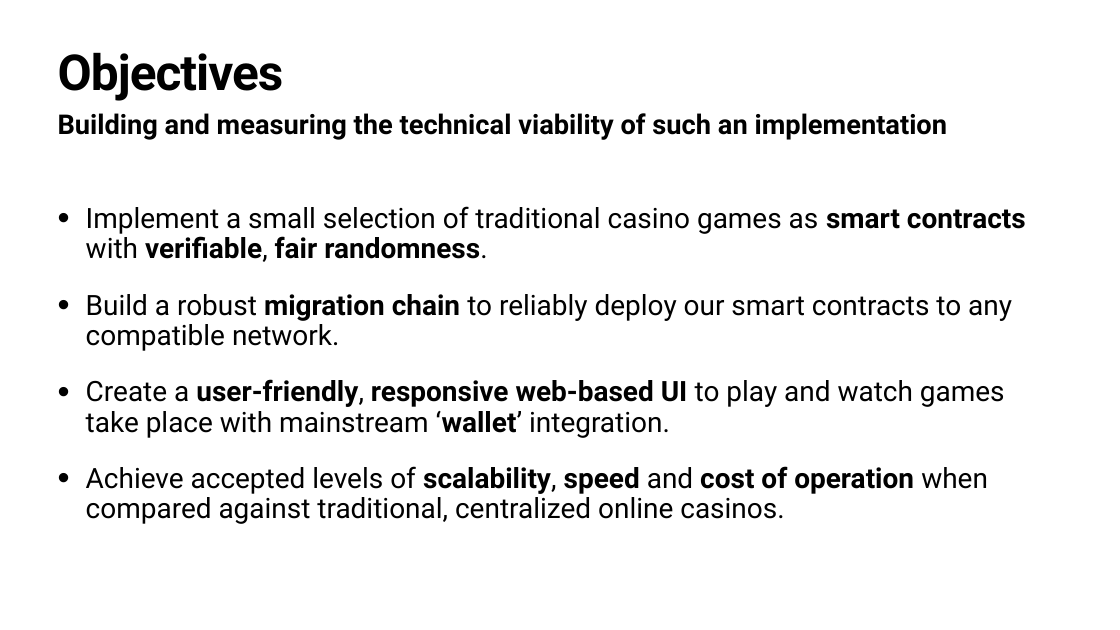
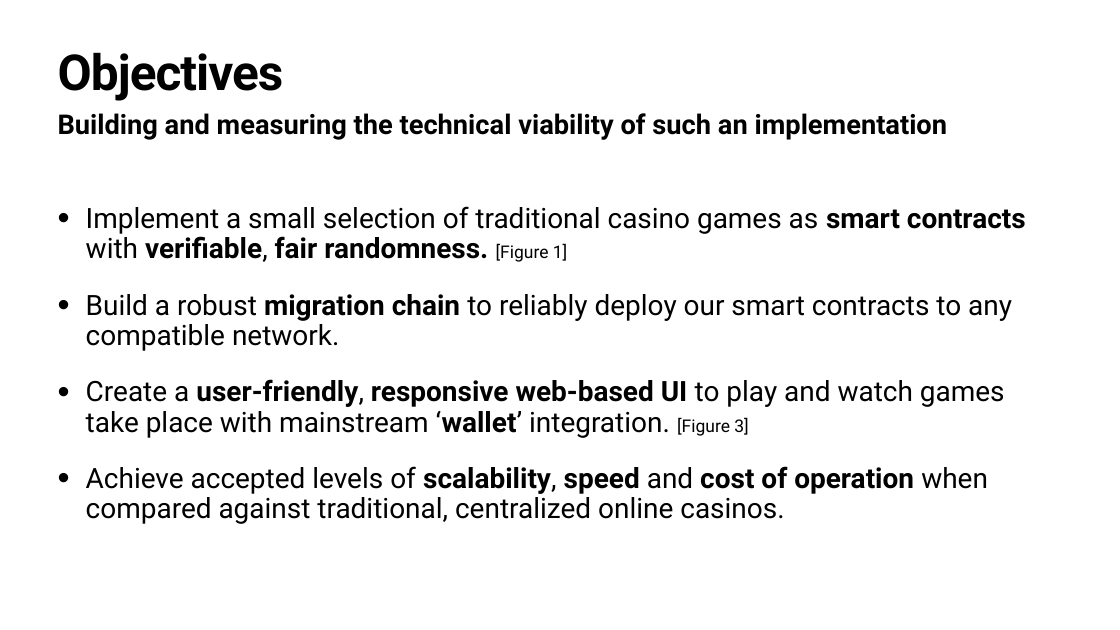
Before and after one commit to awphi/glass-casino, a slide deck: slide 4 of docs/GlassCasinoFinalOral.pptx. Drawn at 1120x630 pixels with LibreOffice and Linux fonts; fonts in the diff are those of the drawing. Boxes give left, top, right and bottom in pixels: in the first picture for what was removed or moved away, otherwise in the second. Text is boxed around its words. In the diff, an @@ line names an element or a change of style, - is before the commit and + after.

```diff
--- a/docs/GlassCasinoFinalOral.pptx
+++ b/docs/GlassCasinoFinalOral.pptx
@@ text at box(86, 206, 1026, 262): text changed @@
-• Implement a small selection of traditional casino games as smart contracts with verifiable, fair randomness.
+• Implement a small selection of traditional casino games as smart contracts with verifiable, fair randomness. [Figure 1]
@@ text at box(86, 379, 1005, 438): text changed @@
-• Create a user-friendly, responsive web-based UI to play and watch games take place with mainstream ‘wallet’ integration.
+• Create a user-friendly, responsive web-based UI to play and watch games take place with mainstream ‘wallet’ integration. [Figure 3]
```
Also in this commit, not shown: 3 other slides changed, 5 other files.
